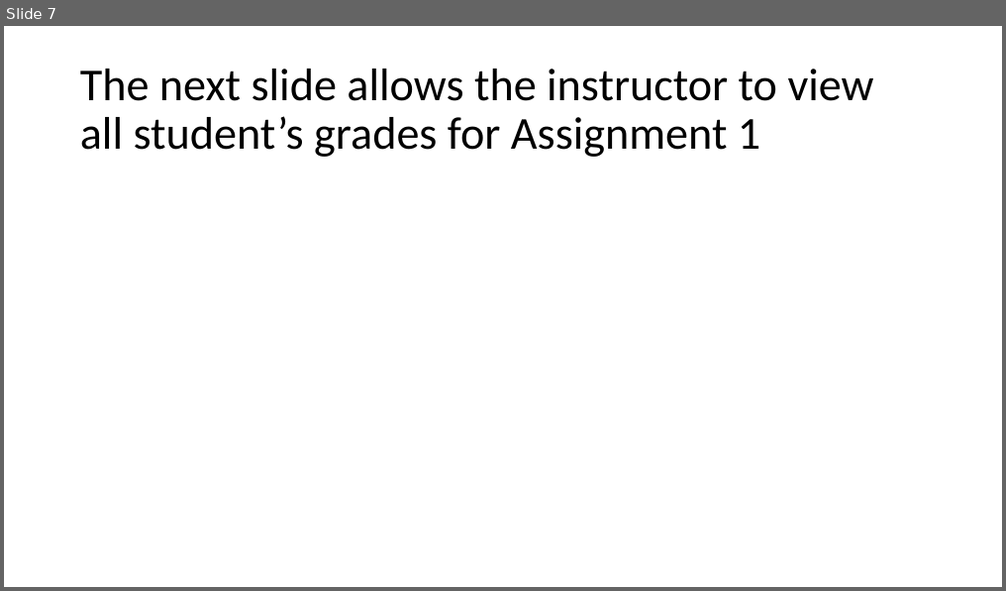
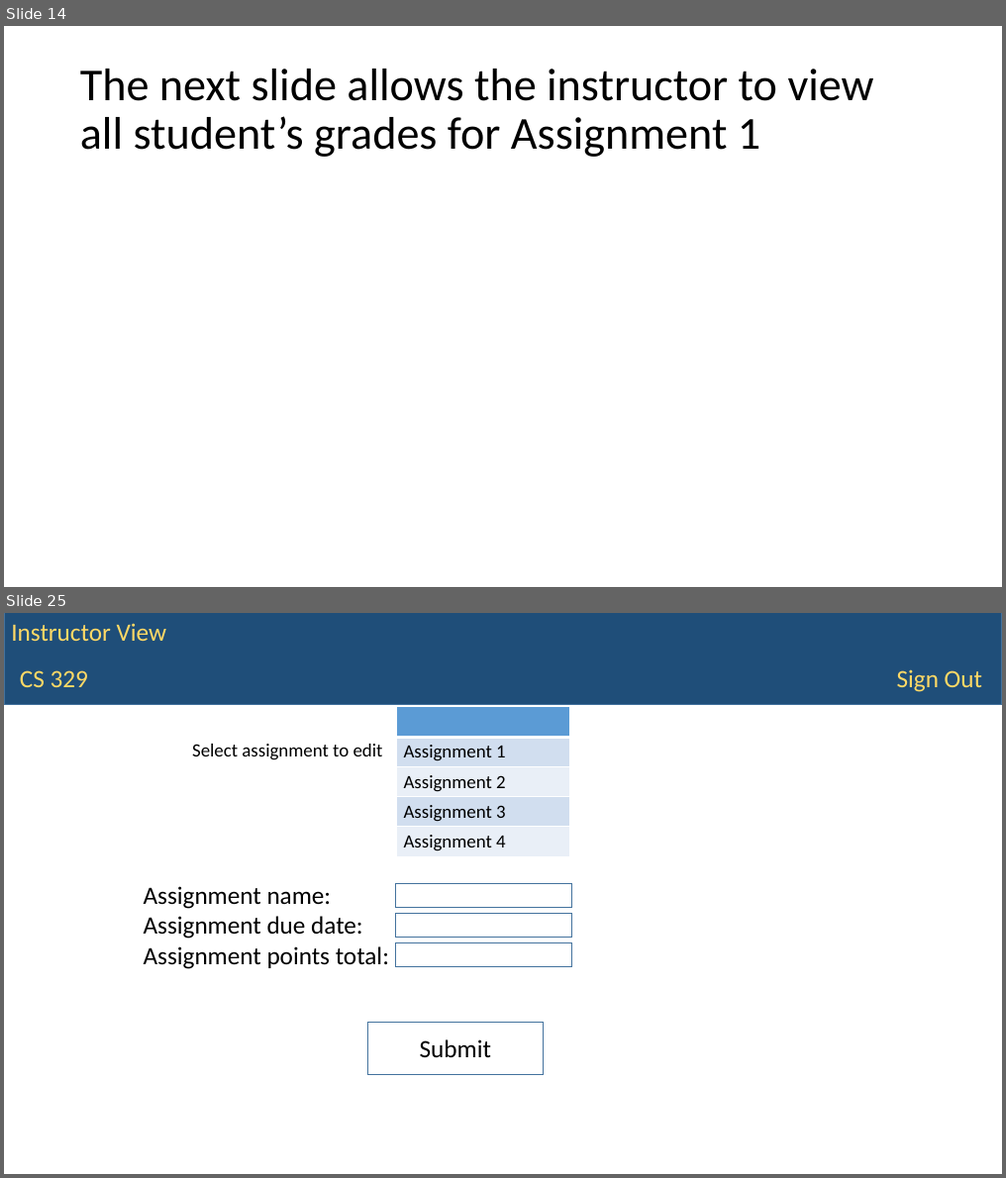
Before and after one commit to WVUP/Spring-2015, a slide deck: Assignments/Gradebook App PowerPont/Courtney Linville/Gradebook.pptx. Shown one above the other, each under a label of ours: slide 7 before the commit, slides 14 and 25 after it; the slides between them are not shown. The pictures are 1006x591 and 1006x1178 pixels, drawn with LibreOffice and Linux fonts; fonts in the diff are those of the drawing. Boxes give left, top, right and bottom in pixels: in the first picture for what was removed or moved away, otherwise in the second. Text is boxed around its words. In the diff, an @@ line names an element or a change of style, - is before the commit and + after.

```diff
--- a/Assignments/Gradebook App PowerPont/Courtney Linville/Gradebook.pptx
+++ b/Assignments/Gradebook App PowerPont/Courtney Linville/Gradebook.pptx
@@ slide 25 added at [4,613,1002,1174], background #FFFFFF @@
@@ rectangle added at [4,613,1002,705], fill #1F4E79, outline #43739E 1 pt @@
@@ text added at [11,623,166,641], 24 pt, text #FFD966 @@
+Instructor View
@@ text added at [20,670,88,687], 24 pt, text #FFD966 @@
+CS 329
@@ text added at [897,669,982,692], 24 pt, text #FFD966 @@
+Sign Out
@@ table added at [396,707,570,857], 5 rows, 1 columns @@
+
+Assignment 1
+Assignment 2
+Assignment 3
+Assignment 4
@@ text added at [192,744,383,761], 18 pt, text #000000 @@
+Select assignment to edit
@@ text added at [144,886,389,969], 24 pt, text #000000 @@
+Assignment name:
+Assignment due date:
+Assignment points total:
@@ rectangle added at [395,884,572,908], outline #43739E 1 pt @@
@@ rectangle added at [395,913,572,937], outline #43739E 1 pt @@
@@ rectangle added at [395,943,572,967], outline #43739E 1 pt @@
@@ rectangle added at [368,1022,544,1074], outline #43739E 1 pt @@
@@ text added at [420,1040,491,1059], 24 pt, text #000000 @@
+Submit
@@ what was slide 7 is now slide 14 @@
```
Also in this commit, not shown: 4 slides changed, 18 other slides added.
